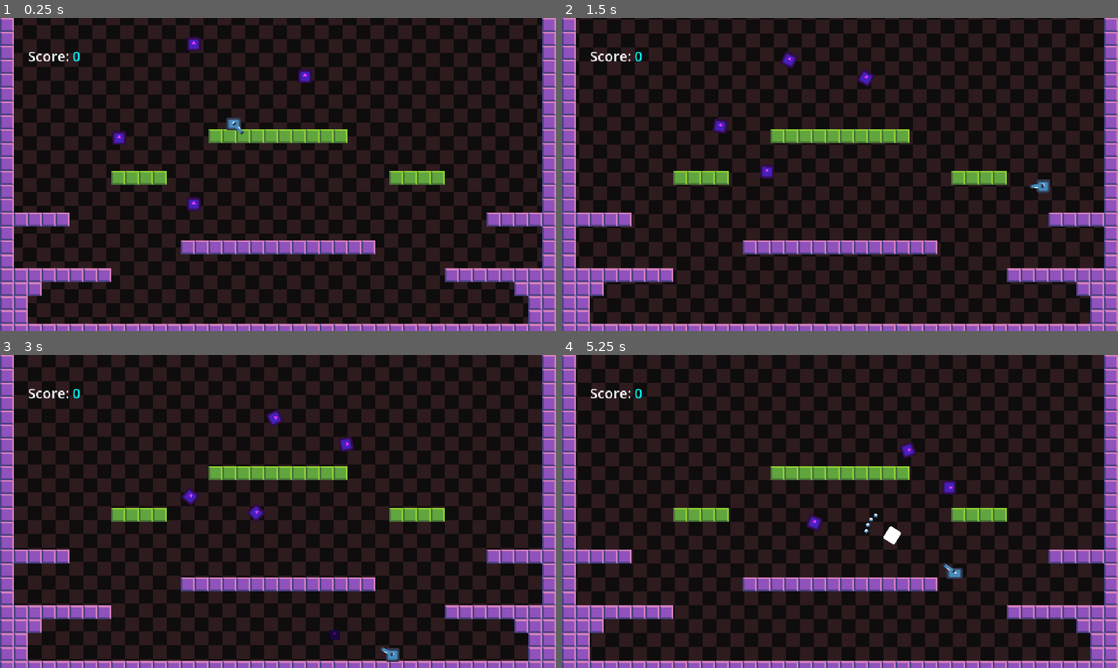
Above: before the commit, frames 1-4 (two rows, left to right).
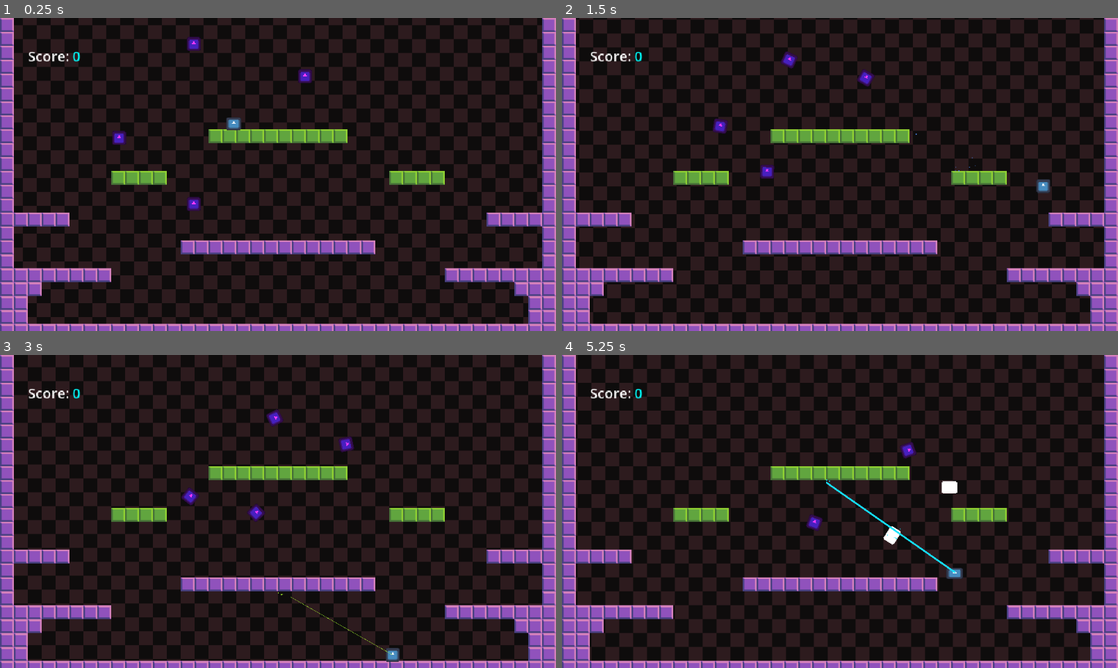
Above: after the commit, the same moments.

Repository: Renan-G-projec/Obstorm
Game: Godot game, scene res://main.tscn
The game is run twice, just before and just after one commit, with the same random seed, the same clock (stepped at 60 frames per second) and the same inputs. The engine's default icon, where the game draws it, is replaced by a stand-in: a white triangle on a blue panel in a dark square.
Inputs (mouse positions are in pixels of both pictures, inside the frame that each line leads up to):
- Up to frame 1 (0.25 s): no input
- Up to frame 2 (1.5 s): tap Enter (ui_accept) at 0.5, 0.77 s; move the mouse to (962, 158) at 0.52 s; press the mouse at (962, 158) at 0.53 s; hold Right (ui_right) from 0.53 s (still down); move the mouse to (728, 190) at 1.27 s; release the mouse at (728, 190) at 1.28 s; tap Alt at 1.35 s
- Up to frame 3 (3 s): tap Enter (ui_accept) at 1.52 s; move the mouse to (333, 442) at 2.02 s; release Right (ui_right) at 2.03 s; hold Left (ui_left) 2.03-2.78 s; tap Shift at 2.1 s; move the mouse to (250, 574) at 2.77 s; hold Right (ui_right) from 2.78 s (still down); click (250, 574) at 2.85 s
- Up to frame 4 (5.25 s): tap Enter (ui_accept) at 3.02, 3.77, 4.52 s; move the mouse to (1006, 558) at 3.52 s; tap Alt at 3.6 s; move the mouse to (673, 464) at 4.27 s; release Right (ui_right) at 4.28 s; hold Left (ui_left) 4.28-5.03 s; tap Shift at 4.35 s; move the mouse to (867, 511) at 5.02 s; press the mouse at (867, 511) at 5.03 s; hold Right (ui_right) from 5.03 s (still down)

The runs differ from the first frame. In frame 1, less than 0.1% of the frame differs, in the area x 41-44%, y 33-38%; in frame 2, less than 0.1%; in frame 3, 0.1%; in frame 4, 0.4%, in the area x 47-72%, y 39-70%.

Commit message:
refactor: Moved chaining logic to enemy with recursion. AMDG

Diff:
--- a/enemies/enemy_base.gd
+++ b/enemies/enemy_base.gd
@@ -36,6 +36,49 @@
 	move_and_slide()
 
 
+func _find_nearest_enemy(radius: float, exclude_enemies: Array[EnemyBase]) -> EnemyBase:
+	var circle := CircleShape2D.new()
+	circle.radius = radius
+
+	var query := PhysicsShapeQueryParameters2D.new()
+	query.transform = Transform2D(0.0, global_position)
+	query.collide_with_areas = false
+	query.shape = circle
+
+
+	var overlapping_bodies: Array[Dictionary] = get_world_2d().direct_space_state.intersect_shape(query)
+	var enemies: Array[EnemyBase] = []
+	# Enemy filter + self
+	for body in overlapping_bodies:
+		if body.collider is EnemyBase && body.collider != self && !(body.collider in exclude_enemies): enemies.append(body.collider)
+
+	if enemies.is_empty(): return null
+
+	return enemies.reduce(
+		func(nearest: EnemyBase, compared_enemy: EnemyBase) -> EnemyBase:
+			var nearest_dist: float = global_position.distance_squared_to(nearest.global_position)
+			var current_dist: float = global_position.distance_squared_to(compared_enemy.global_position)
+			return nearest if nearest_dist < current_dist else compared_enemy
+	)
+
+func get_chain(enemy_search_radius: float, radius_reduce_factor: float = 0.5, chain_length: int = 3) -> Array[EnemyBase]:
+	var ret: Array[EnemyBase] = [self]
+
+	var nearest_enemy: EnemyBase = _find_nearest_enemy(enemy_search_radius, [self])
+
+	if !nearest_enemy: return ret
+	ret.append(nearest_enemy)
+
+	for enemy_index in range(1, chain_length):
+		enemy_search_radius *= radius_reduce_factor
+
+		nearest_enemy = nearest_enemy._find_nearest_enemy(enemy_search_radius, ret)
+
+		if !nearest_enemy: return ret
+		ret.append(nearest_enemy)
+
+	return ret
+
 func _on_area_2d_body_entered(body: Node2D) -> void:
 	if body is Player:
 		_following = false
--- a/player/player.tscn
+++ b/player/player.tscn
@@ -4,7 +4,7 @@
 [ext_resource type="Texture2D" uid="uid://blk4sxfpnewp3" path="res://icon.svg" id="1_oul6g"]
 [ext_resource type="Script" uid="uid://7b0khjxwewyg" path="res://player/weapon_container.gd" id="3_qjkh3"]
 [ext_resource type="Script" uid="uid://dlu56txne0a1t" path="res://components/feel_component.gd" id="3_yw30f"]
-[ext_resource type="PackedScene" uid="uid://b5cbdklyug8av" path="res://weapons/magic_wand/magic_wand.tscn" id="4_g6k8r"]
+[ext_resource type="PackedScene" uid="uid://dterwxe4jk6mv" path="res://weapons/laser/laser.tscn" id="4_g6k8r"]
 [ext_resource type="Script" uid="uid://di06m40oyhjyo" path="res://components/health_component.gd" id="6_g6k8r"]
 
 [sub_resource type="SpriteFrames" id="SpriteFrames_ocxxs"]
@@ -36,7 +36,7 @@
 [node name="WeaponContainer" type="Node2D" parent="." unique_id=584198870]
 script = ExtResource("3_qjkh3")
 
-[node name="MagicWand" parent="WeaponContainer" unique_id=47916352 instance=ExtResource("4_g6k8r")]
+[node name="Laser" parent="WeaponContainer" unique_id=272144942 instance=ExtResource("4_g6k8r")]
 
 [node name="FeelComponent" type="Node" parent="." unique_id=908566478 node_paths=PackedStringArray("sprite")]
 script = ExtResource("3_yw30f")
--- a/weapons/laser/laser.gd
+++ b/weapons/laser/laser.gd
@@ -54,7 +54,7 @@
 
 	var collider: EnemyBase = get_collider() as EnemyBase
 	if collider:
-		_sync_line_with_chain(_get_chain(collider))
+		_sync_line_with_chain(collider.get_chain(80, 0.5, 3))
 
 	await _fade_tween.tween_property(%Line2D, "width", 0, 0.2).finished
 	laser_length = laser_max_length
@@ -66,7 +66,7 @@
 
 	var collider: EnemyBase = get_collider() as EnemyBase
 	if collider:
-		_sync_line_with_chain(_get_chain(collider))
+		_sync_line_with_chain(collider.get_chain(80, 0.5, 3))
 	await _fade_tween.tween_property(%Line2D, "width", laser_width, 0.2).finished
 
 
@@ -90,7 +90,7 @@
 		if !collider: return
 
 
-		var chain: Array[EnemyBase] = _get_chain(collider)
+		var chain: Array[EnemyBase] = collider.get_chain(80.0, 0.5, 3)
 		_cause_damage_to_chain(chain)
 		_sync_line_with_chain(chain)
 
@@ -108,50 +108,6 @@
 			health_component.take_damage(damage_to_cause)
 			damage_to_cause *= damage_reducer
 
-func _find_nearest_enemy(enemy: EnemyBase, radius: float) -> EnemyBase:
-	var circle := CircleShape2D.new()
-	circle.radius = radius
-
-	var query := PhysicsShapeQueryParameters2D.new()
-	query.transform = Transform2D(0.0, enemy.global_position)
-	query.collide_with_areas = false
-	query.shape = circle
-
-
-	var overlapping_bodies: Array[Dictionary] = get_world_2d().direct_space_state.intersect_shape(query)
-	var enemies: Array[EnemyBase] = []
-	# Enemy filter + self
-	for body in overlapping_bodies:
-		if body.collider is EnemyBase && body.collider != enemy: enemies.append(body.collider)
-
-	if enemies.is_empty(): return null
-
-	return enemies.reduce(
-		func(nearest: EnemyBase, compared_enemy: EnemyBase) -> EnemyBase:
-			var nearest_dist: float = enemy.global_position.distance_squared_to(nearest.global_position)
-			var current_dist: float = enemy.global_position.distance_squared_to(compared_enemy.global_position)
-			return nearest if nearest_dist < current_dist else compared_enemy
-	)
-
-func _get_chain(enemy: EnemyBase, radius_reduce_factor: float = 0.5) -> Array[EnemyBase]:
-	var ret: Array[EnemyBase] = [enemy]
-
-	var enemy_search_radius: float = 80.0
-	var nearest_enemy: EnemyBase = _find_nearest_enemy(enemy, enemy_search_radius)
-
-	if !nearest_enemy: return ret
-	ret.append(nearest_enemy)
-
-	for enemy_index in range(1, laser_bounce_quantity):
-		enemy_search_radius *= radius_reduce_factor
-
-		nearest_enemy = _find_nearest_enemy(nearest_enemy, enemy_search_radius)
-
-		if !nearest_enemy: return ret
-		ret.append(nearest_enemy)
-
-	return ret
-
 func _sync_line_with_chain(chain: Array[EnemyBase]) -> void:
 	%Line2D.clear_points()
 	%Line2D.add_point(Vector2.ZERO)
